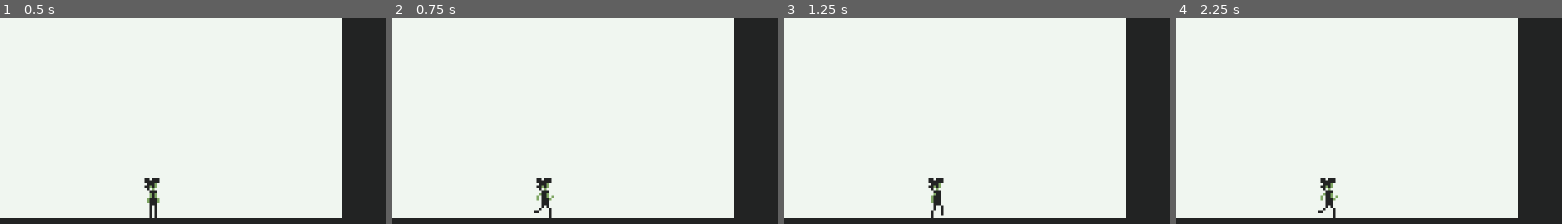
Above: before the commit, frames 1-4 (left to right).
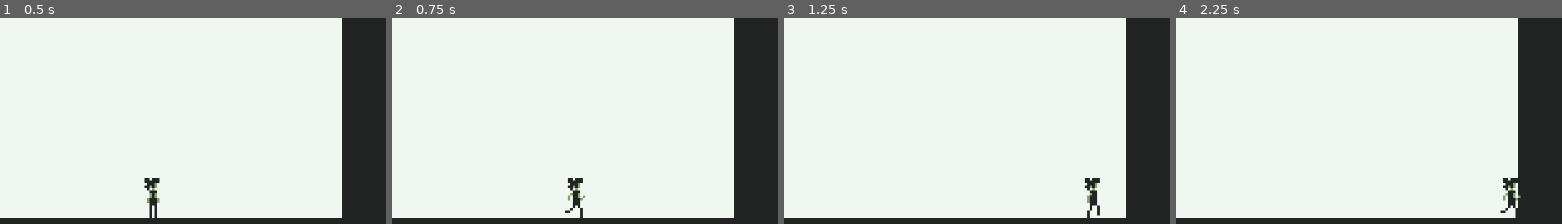
Above: after the commit, the same moments.

Repository: ayoreis/rushbound
Game: Godot game, scene res://scenes/tracks/exit_music_for_a_film.tscn
The game is run twice, just before and just after one commit, with the same random seed, the same clock (stepped at 60 frames per second) and the same inputs. This scene is started directly instead of the project's main scene.
Inputs (mouse positions are % of the whole screen's width and height, from its top left):
- Up to frame 1 (0.5 s): no input
- Up to frame 2 (0.75 s): tap Enter at 0.5 s; move the mouse to (56, 51) at 0.52 s; hold D (move_right) from 0.53 s (still down); tap Mouse wheel down (scroll_wheel) at 0.6 s
- Up to frame 3 (1.25 s): keep holding D (move_right)
- Up to frame 4 (2.25 s): move the mouse to (45, 52) at 1.27 s; release D (move_right) at 1.28 s; hold S (move_down) 1.28-2.03 s; tap Mouse wheel up (scroll_wheel_counter_clockwise) at 1.35 s; move the mouse to (53, 49) at 2.02 s; hold D (move_right) from 2.03 s (still down); tap Space (select) at 2.1 s
The pictures show only the part of the screen within x 6-56%, y 50-100%; the shares and areas given below are measured in that part.

Frame 1 is identical in both runs. In frame 2, 0.9% of the frame differs, in the area x 36-50%, y 77-98%; in frame 3, 0.9%; in frame 4, 1.0%, in the area x 36-90%, y 77-98%.

Commit message:
Added running acceleration and deceleration

Diff:
--- a/scripts/bea.gd
+++ b/scripts/bea.gd
@@ -1,9 +1,9 @@
 class_name Bea
 extends CharacterBody2D
 
+var state: State = Idle.new()
+
 @onready var animated_sprite_2d: AnimatedSprite2D = $AnimatedSprite2D
-
-var state: State = Idle.new()
 
 
 func _ready() -> void:
@@ -49,6 +49,8 @@
 		bea.animated_sprite_2d.animation = &"idle"
 
 	func handle_input() -> State:
+		bea.velocity.x = move_toward(bea.velocity.x, 0, 10)
+
 		if direction.x != 0:
 			return Running.new()
 
@@ -66,4 +68,5 @@
 		return null
 
 	func update(_delta: float) -> void:
+		bea.velocity.x = move_toward(bea.velocity.x, 100 * direction.x, 10)
 		bea.animated_sprite_2d.flip_h = direction.x < 0
